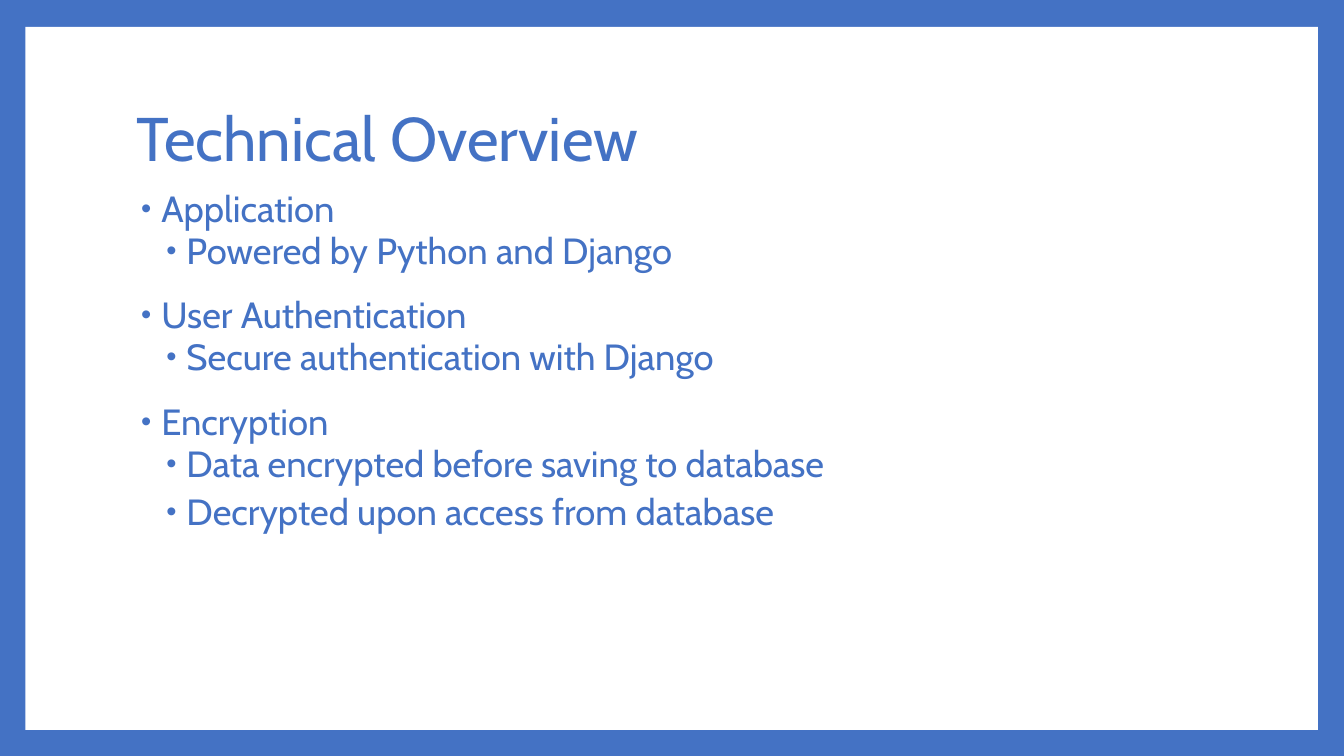
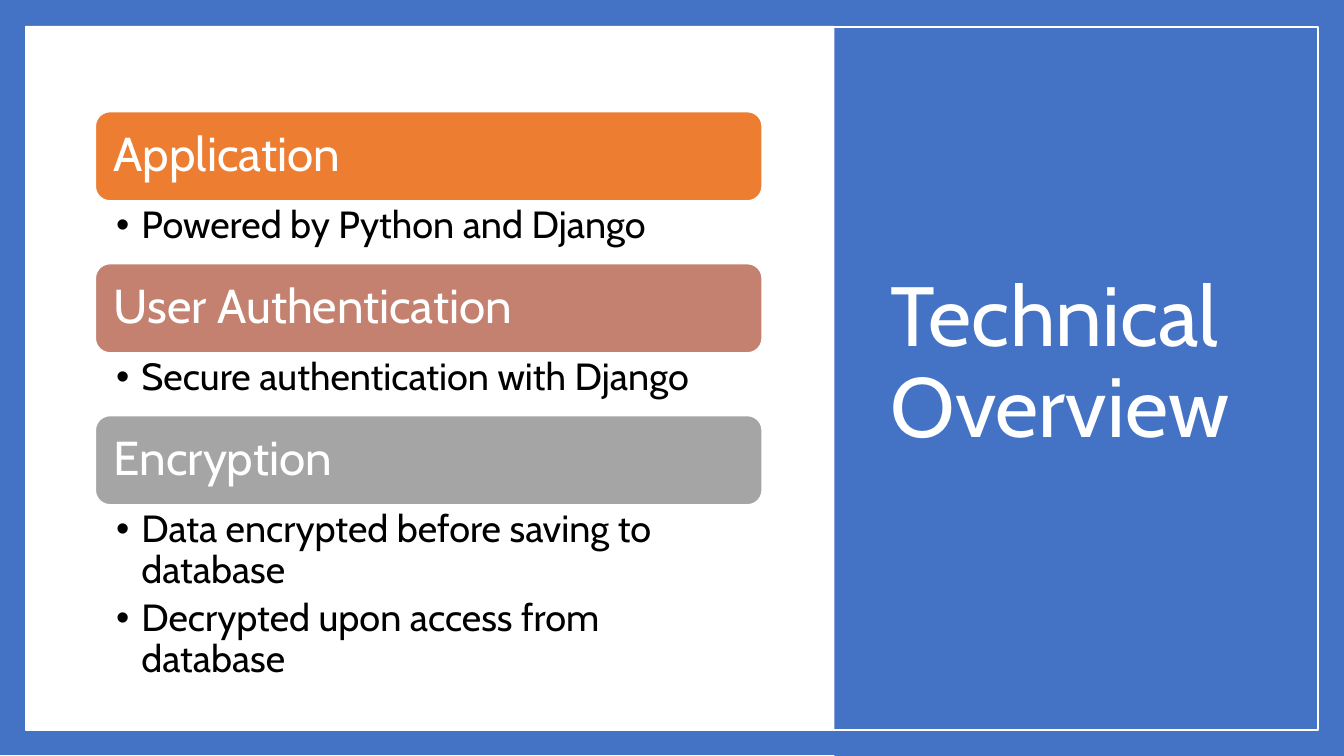
Before and after one commit to Dwaddle26/EncryptNotes, a slide deck: slide 5 of Phase 4 Documentation/Team_2_Presentation_4_V2.pptx. Drawn at 1344x756 pixels with LibreOffice and Linux fonts; fonts in the diff are those of the drawing. Boxes give left, top, right and bottom in pixels: in the first picture for what was removed or moved away, otherwise in the second. Text is boxed around its words. In the diff, an @@ line names an element or a change of style, - is before the commit and + after.

Commit message:
Change the layout of the Slides
I change how some the slides looked and added a little more information to one.

```diff
--- a/Phase 4 Documentation/Team_2_Presentation_4_V2.pptx
+++ b/Phase 4 Documentation/Team_2_Presentation_4_V2.pptx
@@ background #4472C4 to #FFFFFF @@
@@ rectangle added at [0,0,1344,755], fill #4472C4 @@
@@ rectangle removed at [25,27,1318,730] @@
@@ rectangle added at [25,26,1318,729], fill #FFFFFF @@
@@ rectangle added at [25,27,1318,730], outline #FFFFFF 1 pt @@
@@ rectangle added at [835,0,1344,756], fill #4472C4 @@
@@ title "Technical Overview": place and size @@
-title "Technical Overview" at [136,115,638,162]
+title "Technical Overview" at [891,283,1229,438]
@@ title "Technical Overview" at [891,283,1229,438]: size 44 to 60 pt, text colour #4472C4 to #FFFFFF @@
@@ text removed at [161,194,824,533] @@
-• Application
-  • Powered by Python and Django
-• User Authentication
-  • Secure authentication with Django
-• Encryption
-  • Data encrypted before saving to database
-  • Decrypted upon access from database
@@ group added at [95,111,762,640]: 6 texts, 3 rounded rectangles @@
+Application
+  • Powered by Python and Django
+User Authentication
+  • Secure authentication with Django
+Encryption
+  • Data encrypted before saving to database
+  • Decrypted upon access from database
```
Also in this commit, not shown: 6 other slides changed, 1 slide added, 1 other file.
